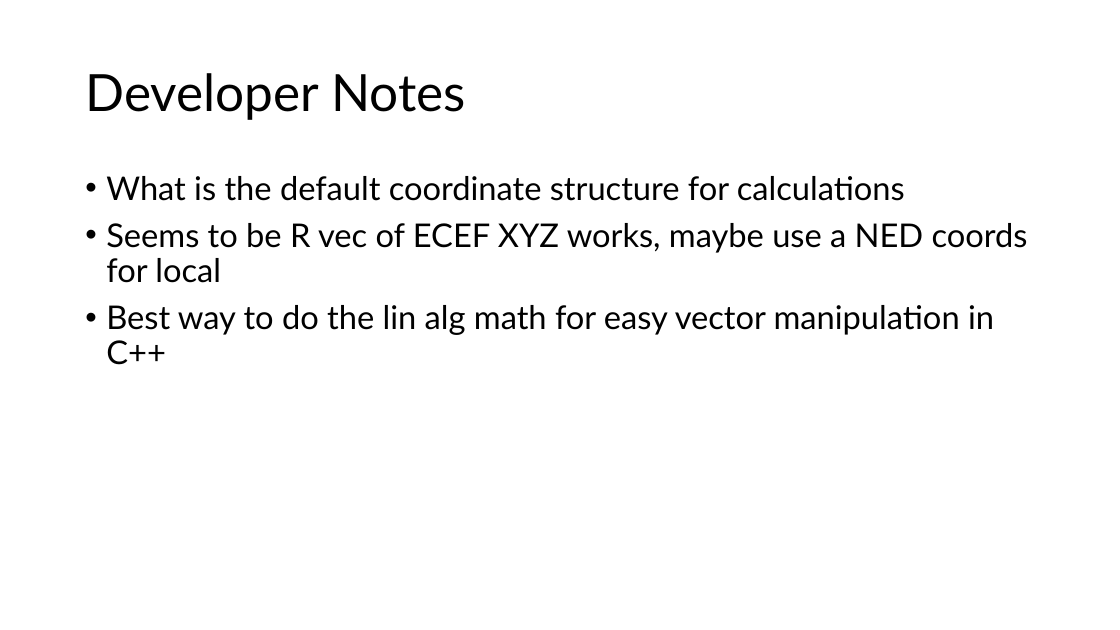
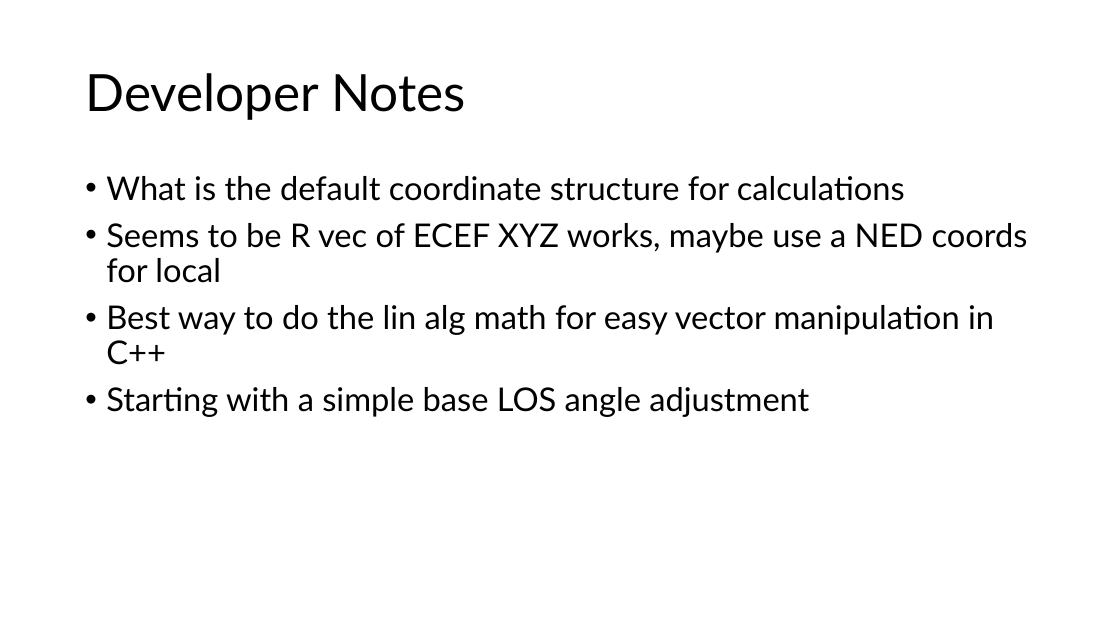
Before and after one commit to jeremyjestel/apogee, a slide deck: slide 16 of docs/Apogee_Progession.pptx (slide 14 before the commit). Drawn at 1120x630 pixels with LibreOffice and Linux fonts; fonts in the diff are those of the drawing. Boxes give left, top, right and bottom in pixels: in the first picture for what was removed or moved away, otherwise in the second. Text is boxed around its words. In the diff, an @@ line names an element or a change of style, - is before the commit and + after.

```diff
--- a/docs/Apogee_Progession.pptx
+++ b/docs/Apogee_Progession.pptx
@@ text at [106, 387, 809, 417]: paragraph added @@
+• Starting with a simple base LOS angle adjustment
```
Also in this commit, not shown: 1 other slide changed, 3 slides added, 44 other files.
